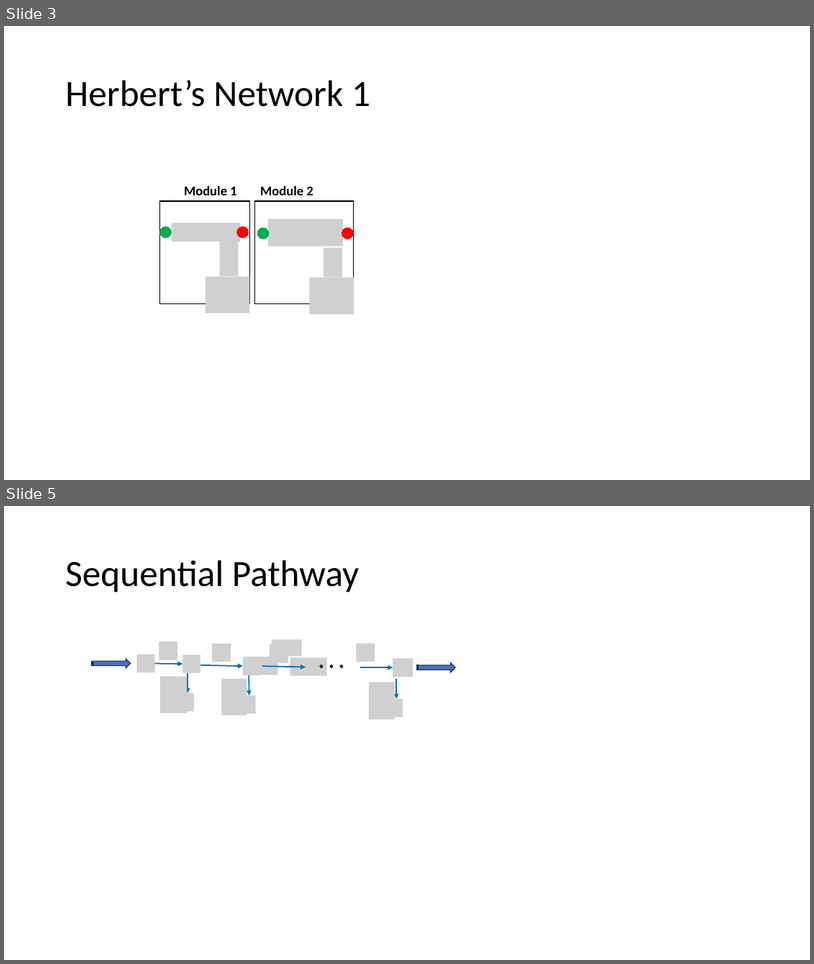
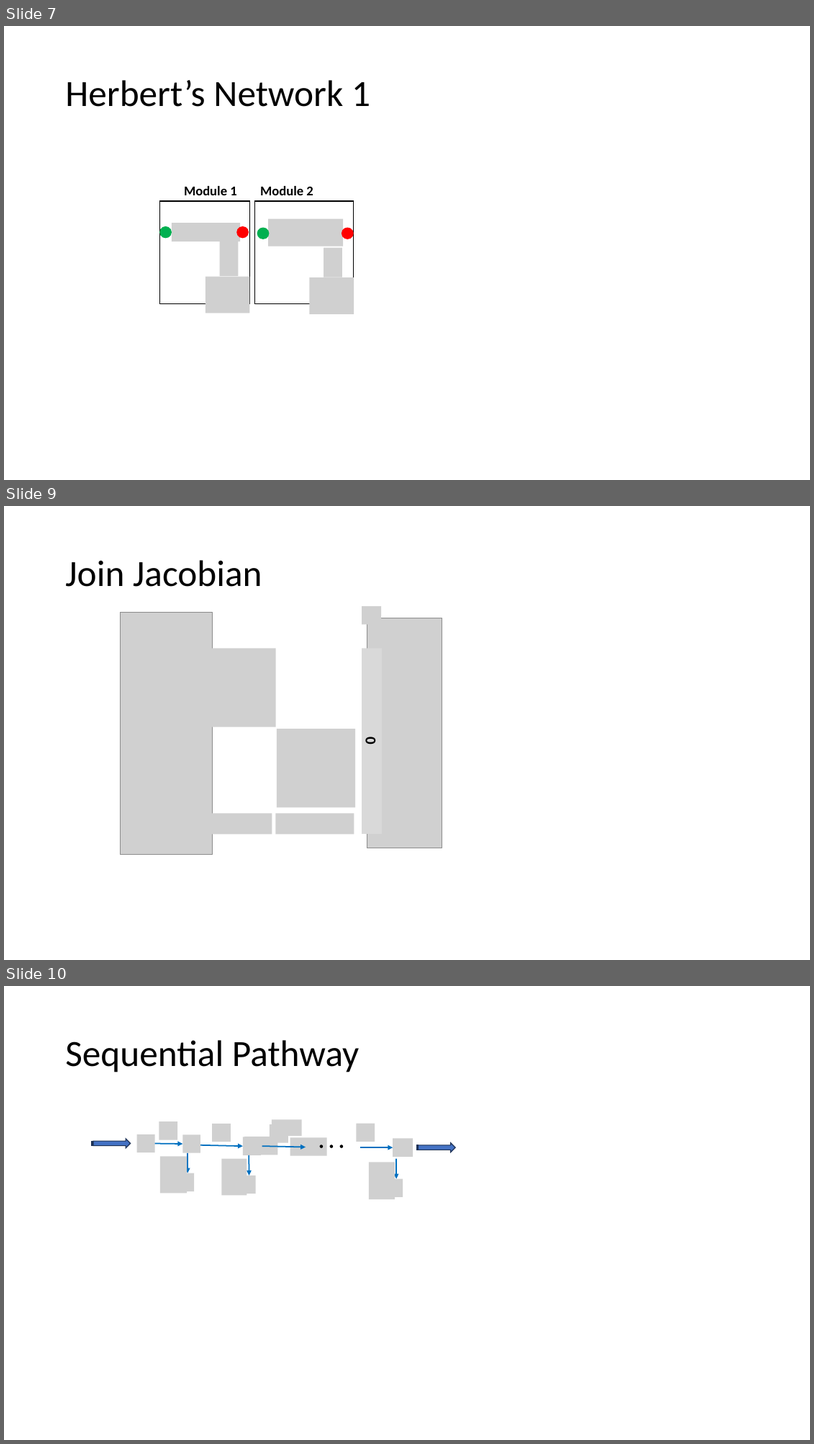
Before and after one commit to joseph-hellerstein/linear_reaction_networks, a slide deck: docs/figures.pptx. Shown one above the other, each under a label of ours: slides 3 and 5 before the commit, slides 7, 9 and 10 after it; the slides between them are not shown. The pictures are 814x964 and 814x1444 pixels, drawn with LibreOffice and Linux fonts; fonts in the diff are those of the drawing; grey boxes stand for pictures. Boxes give left, top, right and bottom in pixels: in the first picture for what was removed or moved away, otherwise in the second. Text is boxed around its words. In the diff, an @@ line names an element or a change of style, - is before the commit and + after.

```diff
--- a/docs/figures.pptx
+++ b/docs/figures.pptx
@@ slide 9 added at [4, 506, 810, 960], background #FFFFFF @@
@@ title added at [65, 560, 262, 587], 44 pt, text #000000 @@
+Join Jacobian
@@ picture added at [121, 612, 213, 854] @@
@@ picture added at [362, 606, 381, 625] @@
@@ picture added at [368, 618, 442, 848] @@
@@ picture added at [198, 648, 276, 727] @@
@@ rectangle added at [362, 649, 382, 834], fill #D9D9D9, 18 pt, text #000000, bold @@
+0
@@ picture added at [277, 728, 355, 807] @@
@@ picture added at [127, 816, 147, 834] @@
@@ picture added at [193, 813, 272, 834] @@
@@ picture added at [275, 813, 354, 834] @@
@@ what was slide 3 is now slide 7 @@
@@ what was slide 5 is now slide 10 @@
```
Also in this commit, not shown: 4 other slides added, 5 other files.
